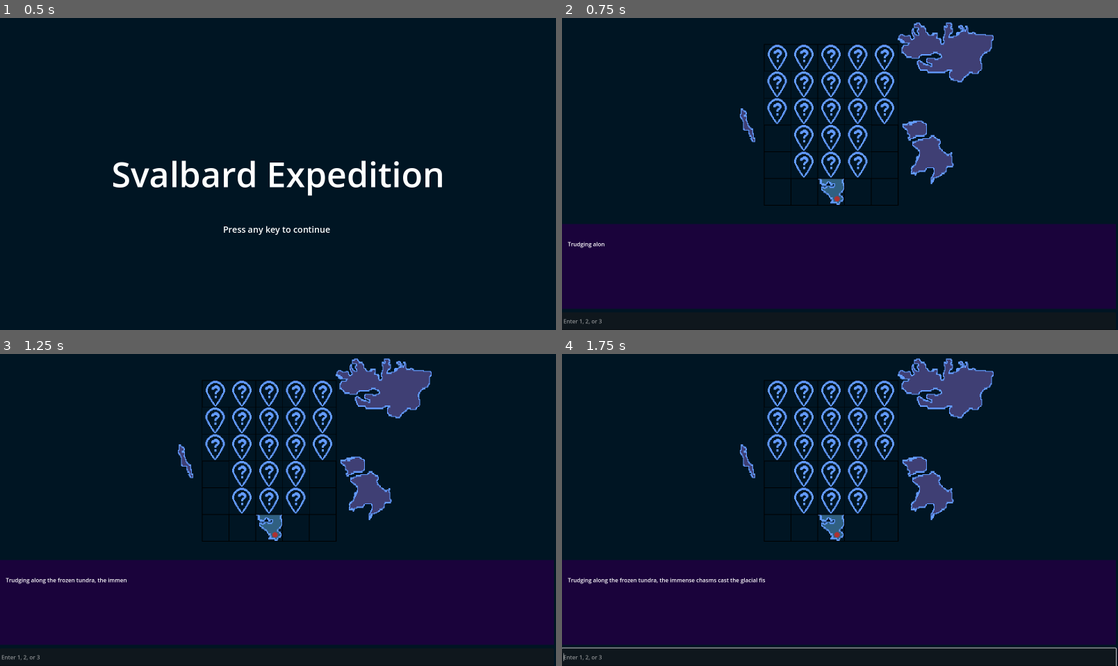
Above: before the commit, frames 1-4 (two rows, left to right).
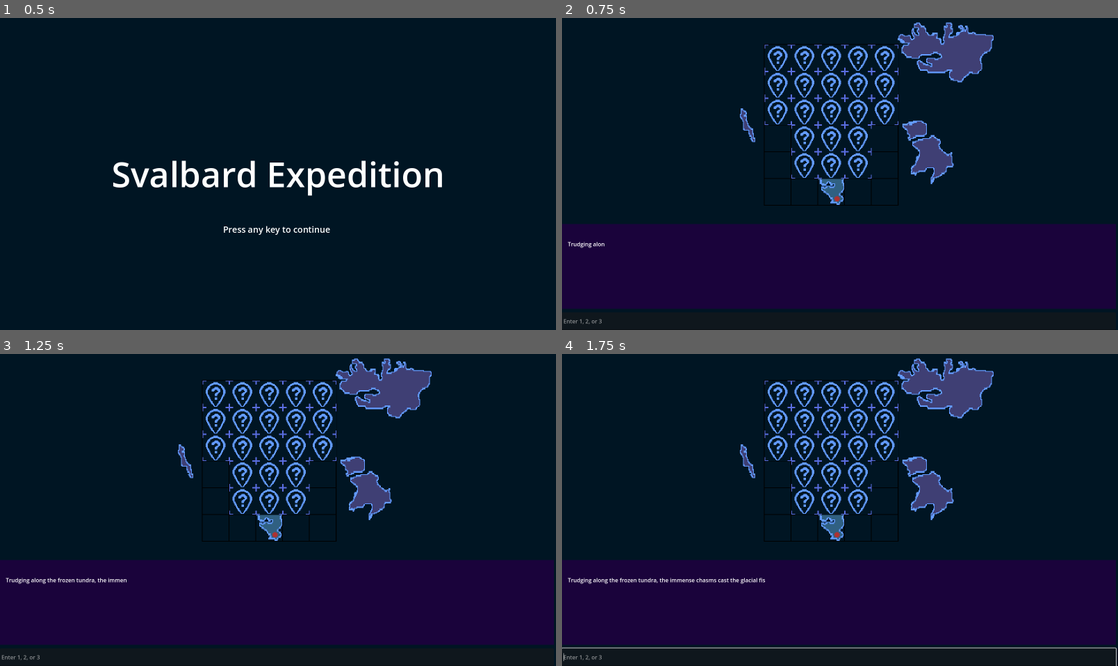
Above: after the commit, the same moments.

Repository: sshook98/SvalbardRepository
Game: Godot game, scene res://title_screen.tscn
Same seed, same stepped clock (60 frames per second), same inputs: the game is played once before the commit and once after it.
Inputs (mouse positions are in pixels of both pictures, inside the frame that each line leads up to):
- Up to frame 1 (0.5 s): no input
- Up to frame 2 (0.75 s): tap Enter at 0.5 s
- Up to frame 3 (1.25 s): no input
- Up to frame 4 (1.75 s): click (840, 656) at 1.27 s; type "12" at 1.35 s

Frame 1 is identical in both runs. In frame 2, 3.1% of the frame differs, in the area x 36-61%, y 8-52%; in frame 3, 3.1%; in frame 4, 3.1%.

Commit message:
Map tile updates

Diff:
--- a/game_manager.tscn
+++ b/game_manager.tscn
@@ -64,7 +64,7 @@
 position = Vector2(619, 79)
 
 [node name="Maptile3" parent="Map" instance=ExtResource("4_aql72")]
-position = Vector2(387, 233)
+position = Vector2(388, 233)
 
 [node name="Maptile4" parent="Map" instance=ExtResource("4_aql72")]
 position = Vector2(619, 233)
@@ -76,7 +76,7 @@
 position = Vector2(542, 233)
 
 [node name="Maptile7" parent="Map" instance=ExtResource("4_aql72")]
-position = Vector2(387, 310)
+position = Vector2(388, 310)
 
 [node name="Maptile8" parent="Map" instance=ExtResource("4_aql72")]
 position = Vector2(465, 310)
@@ -100,25 +100,25 @@
 position = Vector2(465, 156)
 
 [node name="Maptile15" parent="Map" instance=ExtResource("4_aql72")]
-position = Vector2(387, 156)
+position = Vector2(388, 156)
 
 [node name="Maptile16" parent="Map" instance=ExtResource("4_aql72")]
 position = Vector2(465, 79)
 
 [node name="Maptile17" parent="Map" instance=ExtResource("4_aql72")]
-position = Vector2(310, 233)
+position = Vector2(311, 233)
 
 [node name="Maptile18" parent="Map" instance=ExtResource("4_aql72")]
-position = Vector2(310, 156)
+position = Vector2(311, 156)
 
 [node name="Maptile19" parent="Map" instance=ExtResource("4_aql72")]
-position = Vector2(387, 387)
+position = Vector2(388, 387)
 
 [node name="Maptile20" parent="Map" instance=ExtResource("4_aql72")]
 position = Vector2(311, 79)
 
 [node name="Maptile21" parent="Map" instance=ExtResource("4_aql72")]
-position = Vector2(387, 79)
+position = Vector2(388, 79)
 
 [node name="TypingTimer" type="Timer" parent="."]
 
--- a/map_tiles.tscn
+++ b/map_tiles.tscn
@@ -5,7 +5,7 @@
 [node name="Maptile" type="Node2D"]
 
 [node name="TextureRect2" type="TextureRect" parent="."]
-offset_right = 760.0
-offset_bottom = 760.0
+offset_right = 770.0
+offset_bottom = 770.0
 scale = Vector2(0.1, 0.1)
 texture = ExtResource("1_xdo7h")
Binary file changed: MapTile.png
